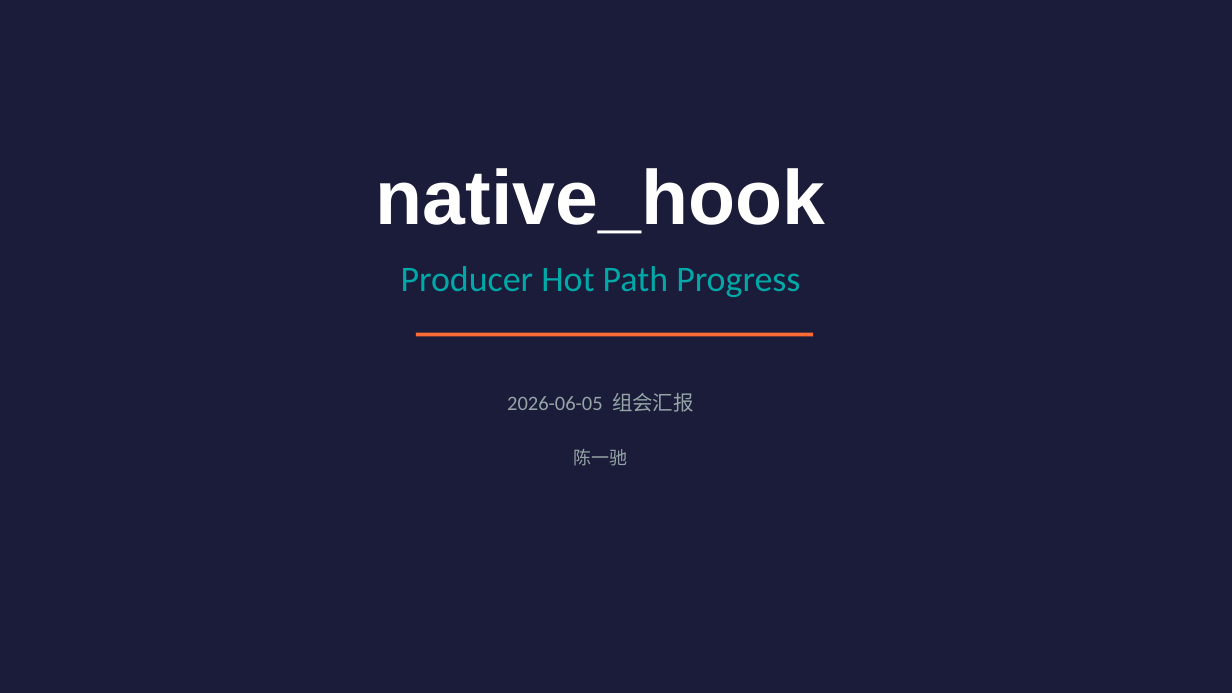
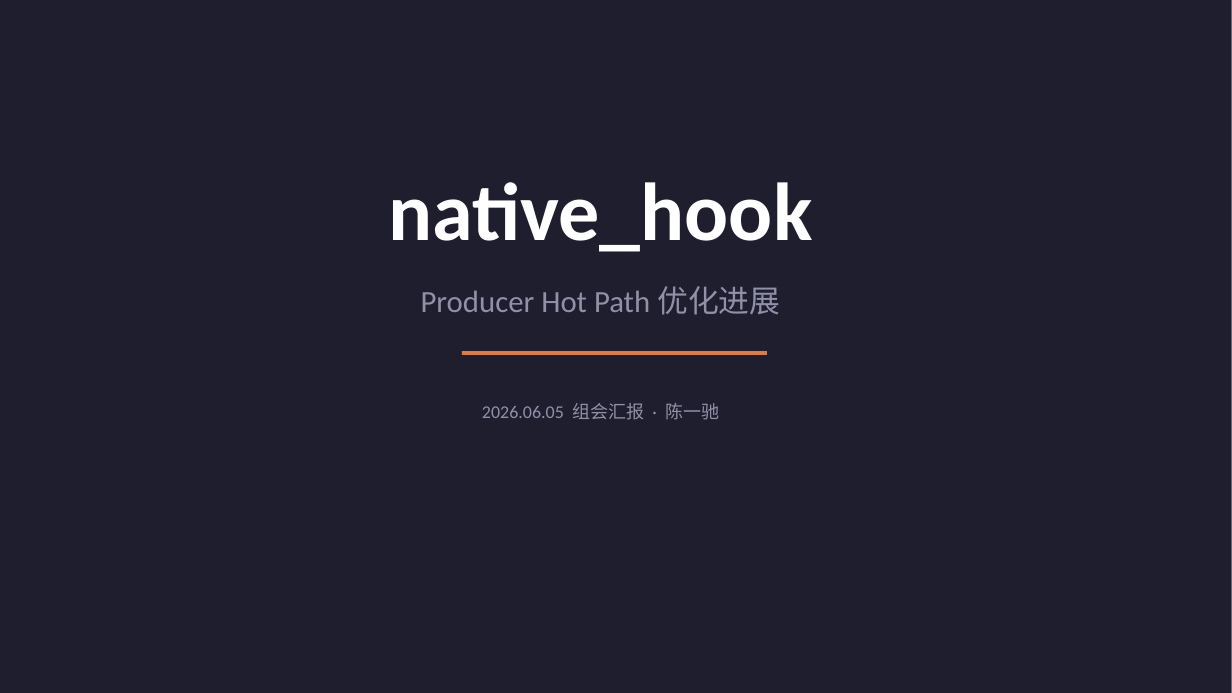
Before and after one commit to YiChiChen1106/Nativehook_linux_planb, a slide deck: slide 1 of presentation/native_hook_progress_2026-06-05.pptx. Drawn at 1232x693 pixels with LibreOffice and Linux fonts; fonts in the diff are those of the drawing. Boxes give left, top, right and bottom in pixels: in the first picture for what was removed or moved away, otherwise in the second. Text is boxed around its words. In the diff, an @@ line names an element or a change of style, - is before the commit and + after.

Commit message:
Redesign PPT v2: warm modern style, big numbers, flat cards

```diff
--- a/presentation/native_hook_progress_2026-06-05.pptx
+++ b/presentation/native_hook_progress_2026-06-05.pptx
@@ background #1B1B3A to #FAFAFC @@
@@ rectangle added at box(0, 0, 1232, 693), fill #1E1E2E @@
@@ text "native_hook": place and size @@
-text "native_hook" at box(376, 168, 825, 234)
+text "native_hook" at box(389, 182, 813, 252)
@@ text "native_hook" at box(389, 182, 813, 252): size 60 to 64 pt, font Arial to Calibri @@
@@ text at box(421, 286, 780, 315): text changed; size 28 to 24 pt; text colour #00A8A8 to #9090A8 @@
-Producer Hot Path Progress
+Producer Hot Path 优化进展
@@ rectangle: place and size @@
-rectangle at box(416, 333, 813, 336)
+rectangle at box(462, 351, 767, 355)
@@ rectangle at box(462, 351, 767, 355): fill #FF6B35 to #E07B3C @@
@@ text at box(482, 403, 719, 420): text changed; size 16 to 14 pt; text colour #95A5A6 to #9090A8 @@
-2026-06-05 组会汇报
+2026.06.05 组会汇报 · 陈一驰
@@ text removed at box(574, 449, 628, 466) @@
-陈一驰
```
Also in this commit, not shown: 9 other slides changed, 1 other file.
